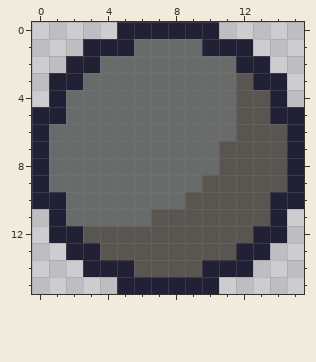
Two states of a pixel-art sprite, Assets/Art/morbs/smoke.png. Above, as it was before the edit.
The file is 16x16 pixels.
After:
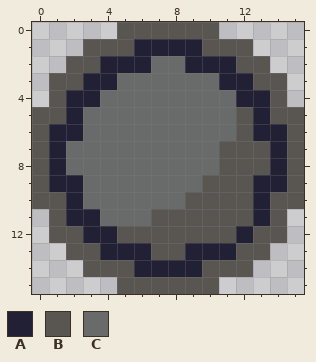
Palette (. is transparent): A #222034  B #595652  C #696a6a
What changed:
Colour B becomes colour A in row 3 at x 12; in row 4 at x 12 to 13; in row 5 at x 13; in row 6 at x 13 to 14; in rows 7 to 8 at x 14; in row 9 at x 13 to 14.
Colour B becomes colour A in rows 10 to 11 at x 13; in row 12 at x 3 to 4 and 12; in row 13 at x 4 to 6 and 9 to 11; in row 14 at x 6 to 9.
Colour C becomes colour A in row 1 at x 6 to 9; in row 2 at x 4 to 6 and 9 to 11; in row 3 at x 3 to 4 and 11; in row 4 at x 2 to 3; in row 5 at x 2; in row 6 at x 1 to 2.
Colour C becomes colour A in rows 7 to 8 at x 1; in row 9 at x 1 to 2; in row 10 at x 2; in row 11 at x 2 to 3.
Colour A becomes colour B in row 0 at x 5 to 10; in row 1 at x 3 to 5 and 10 to 12; in row 2 at x 2 to 3 and 12 to 13; in row 3 at x 1 to 2 and 13 to 14; in row 4 at x 1 and 14; in row 5 at x 0 to 1 and 14 to 15.
Colour A becomes colour B in rows 6 to 9 at x 0 and 15; in row 10 at x 0 to 1 and 14 to 15; in row 11 at x 1 and 14; in row 12 at x 1 to 2 and 13 to 14; in row 13 at x 2 to 3 and 12 to 13; in row 14 at x 3 to 5 and 10 to 12.
Colour A becomes colour B in row 15 at x 5 to 10.
Pixel boxes of the changes (left, top, right, bottom) in both pictures:
changed: (32, 22, 304, 294)
